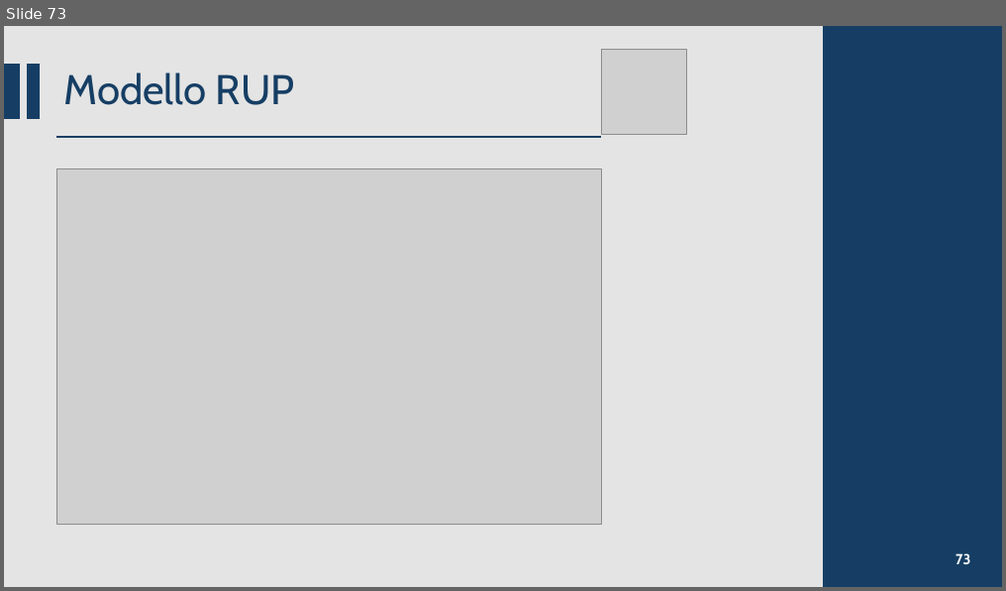
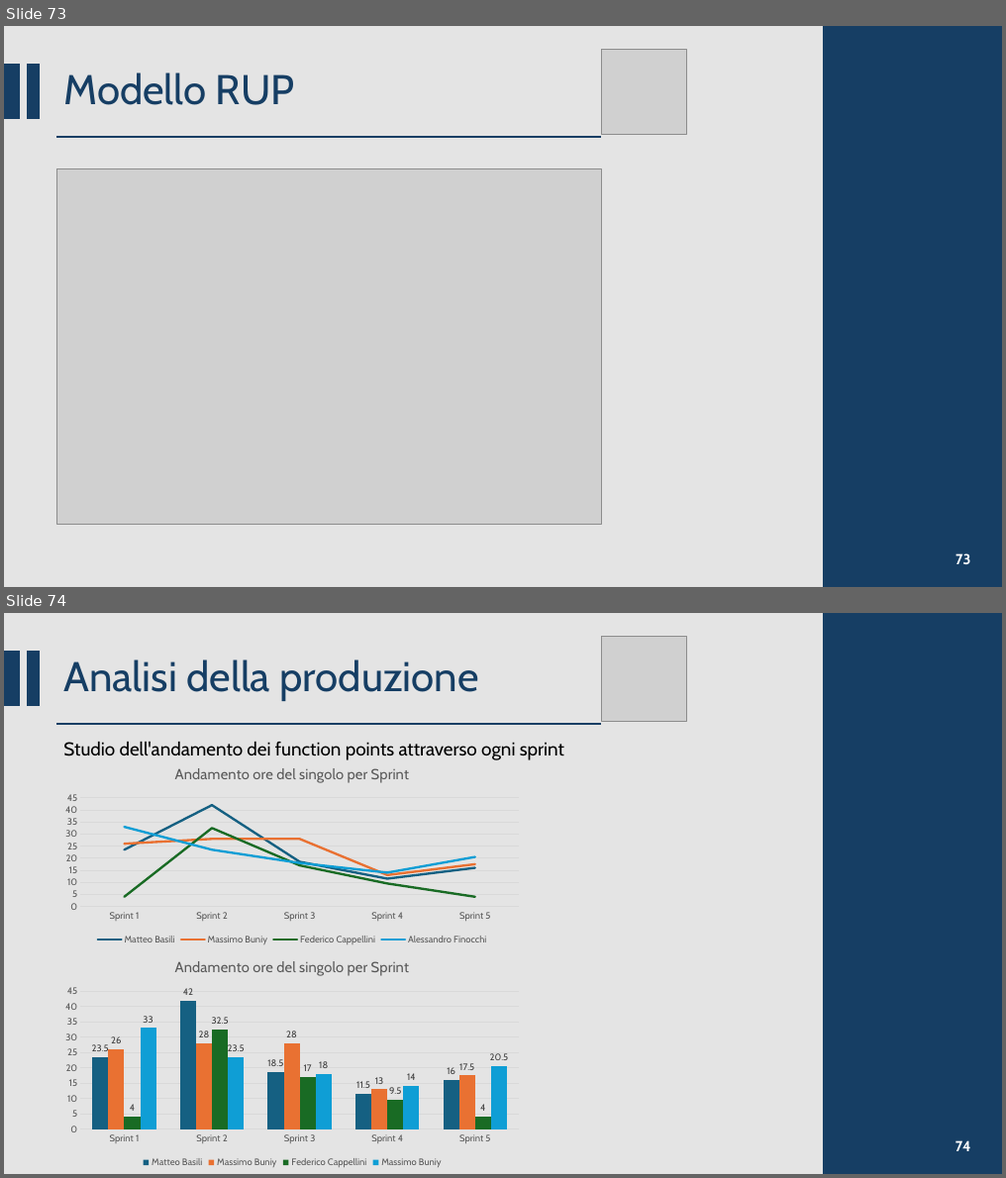
Before and after one commit to CSW-Teams/MS3-docs, a slide deck: teams_sprint_review/ShiftsHappen/Sprint 5/CSW Sprint 5.pptx. Shown one above the other, each under a label of ours: slide 73 before the commit, slides 73 and 74 after it. The pictures are 1006x591 and 1006x1178 pixels, drawn with LibreOffice and Linux fonts; fonts in the diff are those of the drawing; grey boxes stand for pictures. Boxes give left, top, right and bottom in pixels: in the first picture for what was removed or moved away, otherwise in the second. Text is boxed around its words. In the diff, an @@ line names an element or a change of style, - is before the commit and + after.

Commit message:
Update slides Sprint 5

```diff
--- a/teams_sprint_review/ShiftsHappen/Sprint 5/CSW Sprint 5.pptx
+++ b/teams_sprint_review/ShiftsHappen/Sprint 5/CSW Sprint 5.pptx
@@ slide 74 added at (x1=4, y1=613, x2=1002, y2=1174), background #D9D9D9 at 70% opacity @@
@@ picture added at (x1=601, y1=636, x2=687, y2=722) @@
@@ rectangle added at (x1=824, y1=613, x2=1002, y2=1174), fill #163E64, outline #163E64 1.5 pt @@
@@ rectangle added at (x1=4, y1=652, x2=20, y2=705), fill #163E64, outline #163E64 1.5 pt @@
@@ rectangle added at (x1=28, y1=652, x2=40, y2=705), fill #163E64, outline #163E64 1.5 pt @@
@@ title added at (x1=63, y1=660, x2=479, y2=701), 40 pt, text #163E64 @@
+Analisi della produzione
@@ line added from (56, 724) to (601, 724), #163E64 1.5 pt @@
@@ line chart added at (x1=56, y1=754, x2=529, y2=949) @@
+title "Andamento ore del singolo per Sprint "
+categories: Sprint 1, Sprint 2, Sprint 3, Sprint 4, Sprint 5
+Matteo Basili: 24, 42, 18, 12, 16
+Massimo Buniy: 26, 28, 28, 13, 18
+Federico Cappellini: 4, 32, 17, 10, 4
+Alessandro Finocchi: 33, 24, 18, 14, 20
@@ text added at (x1=63, y1=742, x2=564, y2=761), 18 pt, text #000000 @@
+Studio dell'andamento dei function points attraverso ogni sprint
@@ column chart added at (x1=56, y1=947, x2=529, y2=1172) @@
+title "Andamento ore del singolo per Sprint "
+categories: Sprint 1, Sprint 2, Sprint 3, Sprint 4, Sprint 5
+Matteo Basili: 23.5, 42, 18.5, 11.5, 16
+Massimo Buniy: 26, 28, 28, 13, 17.5
+Federico Cappellini: 4, 32.5, 17, 9.5, 4
+Massimo Buniy: 33, 23.5, 18, 14, 20.5
@@ page number added at (x1=955, y1=1141, x2=971, y2=1152), 14 pt, text #FFFFFF, bold @@
+74
```
Also in this commit, not shown: 1 slide changed, 1 other file.
